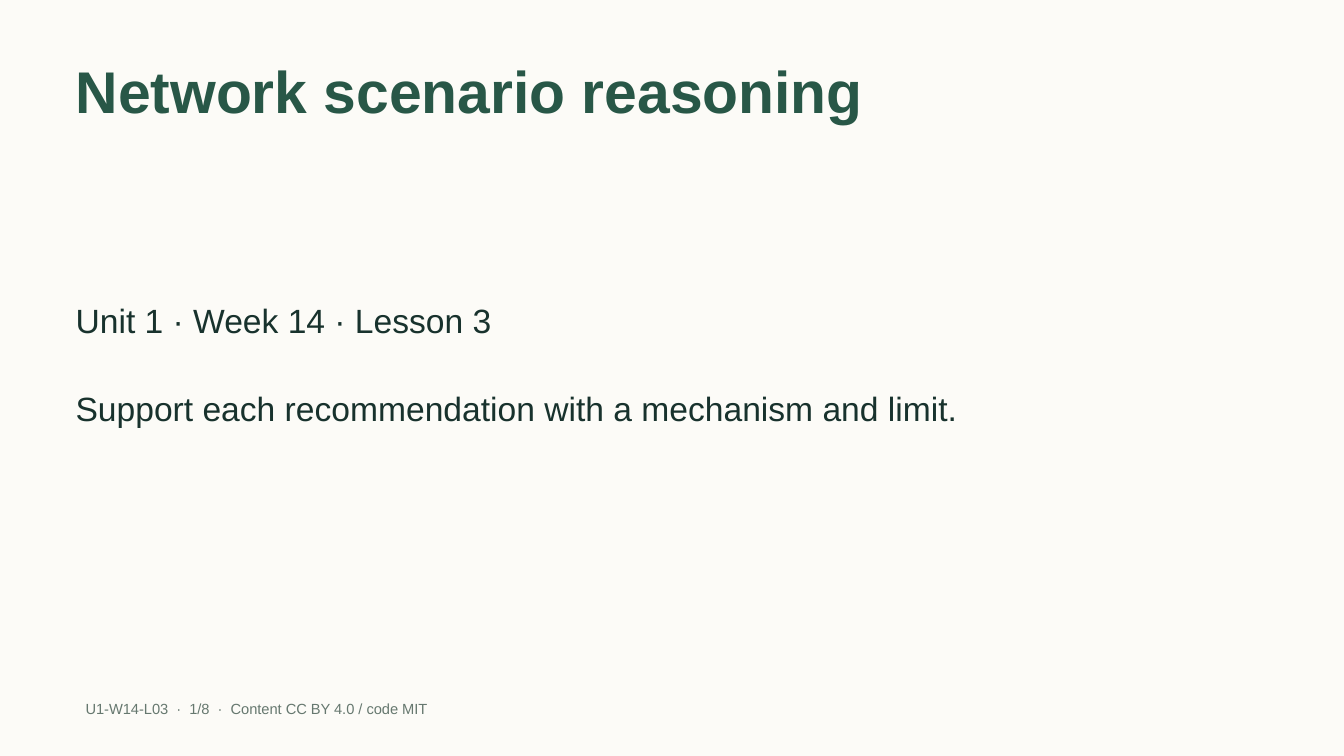
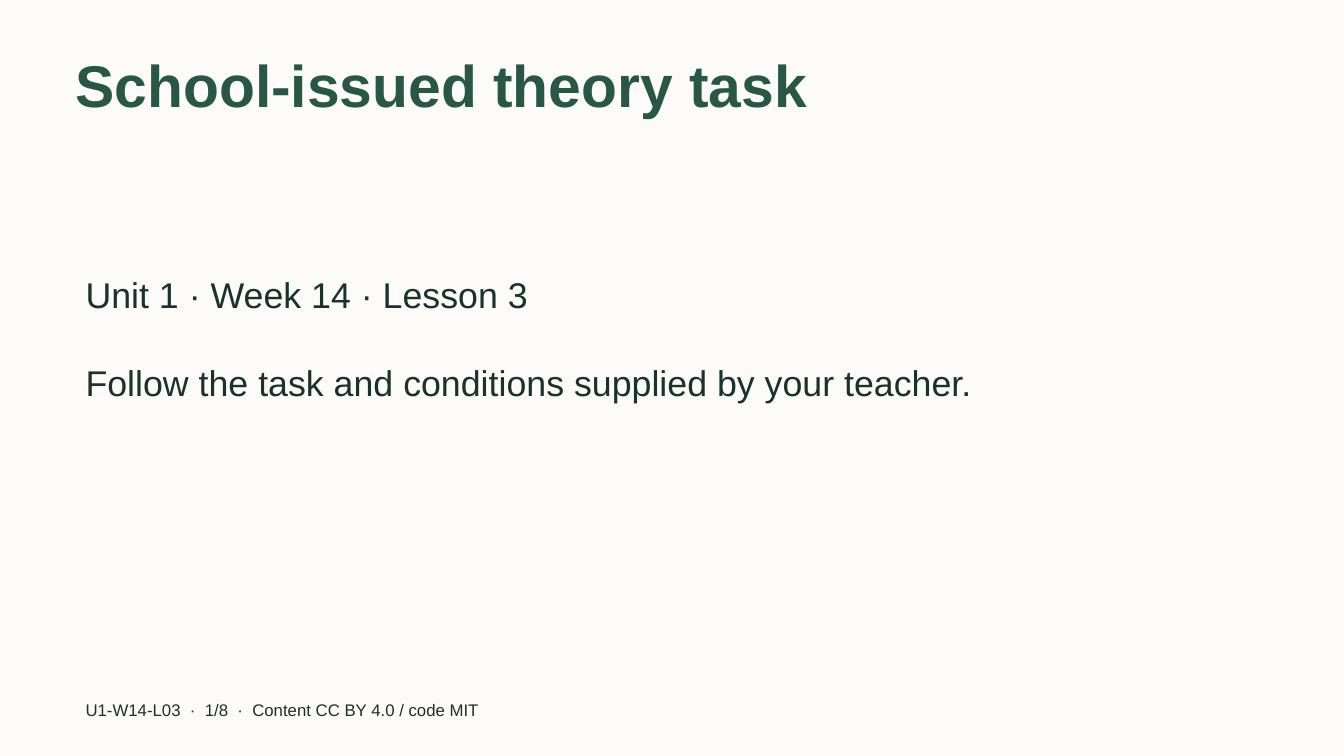
Before and after one commit to EdugenIO/cs-atar-textbook, a slide deck: slide 1 of dist/slides/u1-w14-l03.pptx. Drawn at 1344x756 pixels with LibreOffice and Linux fonts; fonts in the diff are those of the drawing. Boxes give left, top, right and bottom in pixels: in the first picture for what was removed or moved away, otherwise in the second. Text is boxed around its words. In the diff, an @@ line names an element or a change of style, - is before the commit and + after.

```diff
--- a/dist/slides/u1-w14-l03.pptx
+++ b/dist/slides/u1-w14-l03.pptx
@@ title at [76,64,807,118]: text changed @@
-Network scenario reasoning
+School-issued theory task
@@ text "Unit 1 · Week 14 ..." at [86,282,528,309]: size 24 to 25.5 pt; vertical alignment middle to top @@
@@ text "Follow the task and conditions ..." at [86,370,971,403]: vertical alignment middle to top @@
@@ text at [86,370,971,403]: text changed; size 24 to 25.5 pt @@
-Support each recommendation with a mechanism and limit.
+Follow the task and conditions supplied by your teacher.
@@ text "U1-W14-L03 · 1/8 · Content ..." at [86,704,479,716]: size 10.5 to 12 pt, text colour #66786F to #18322D @@
```
Also in this commit, not shown: 7 slides added, 7 slides removed, 40 other files.
